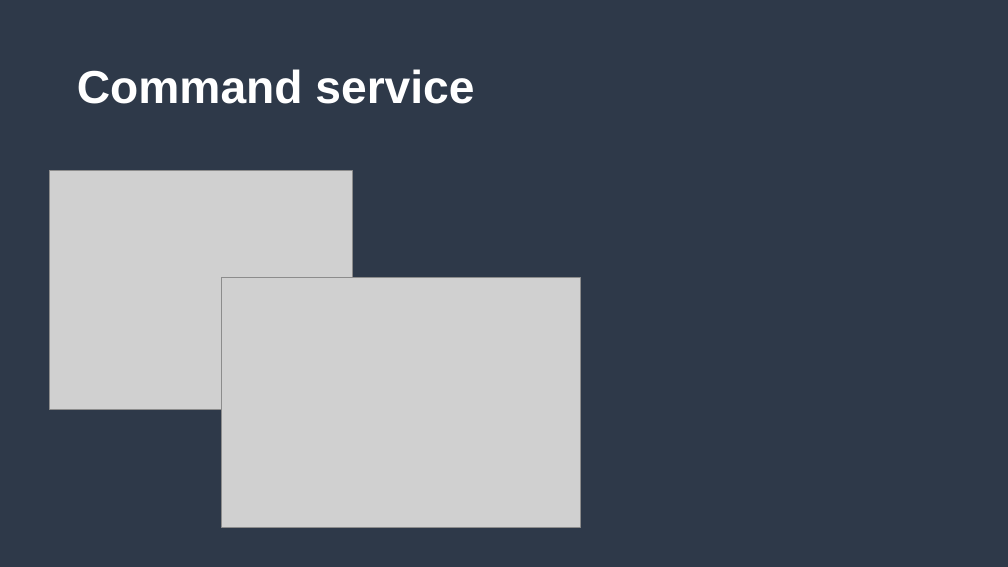
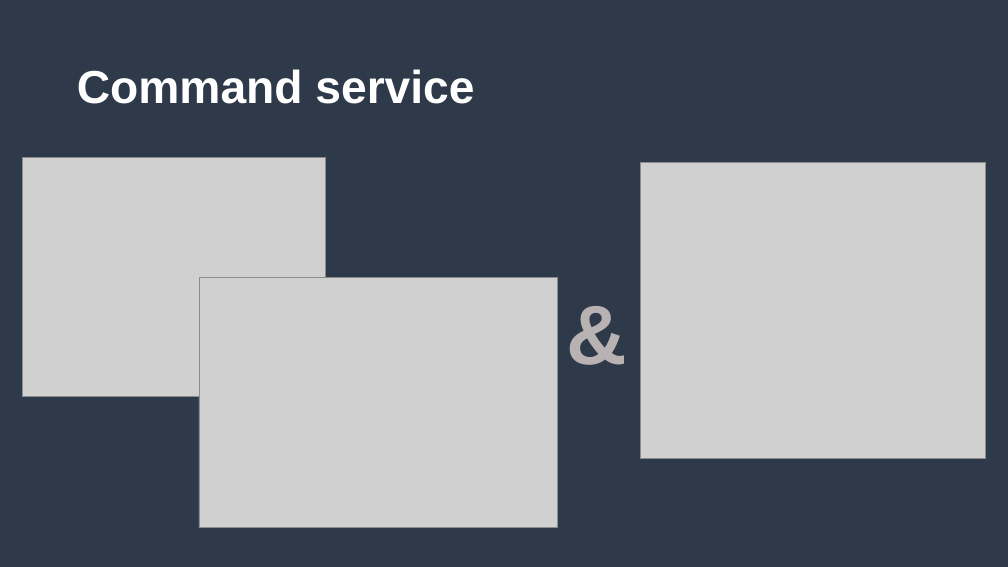
Before and after one commit to deutschah/IOT3, a slide deck: slide 8 of IOT3.pptx. Drawn at 1008x567 pixels with LibreOffice and Linux fonts; fonts in the diff are those of the drawing; grey boxes stand for pictures; background and template pictures are left out. Boxes give left, top, right and bottom in pixels: in the first picture for what was removed or moved away, otherwise in the second. Text is boxed around its words. In the diff, an @@ line names an element or a change of style, - is before the commit and + after.

Commit message:
Presentation added

```diff
--- a/IOT3.pptx
+++ b/IOT3.pptx
@@ picture: place and size @@
-picture at [49,171,352,409]
+picture at [22,158,325,396]
@@ picture added at [640,163,986,459] @@
@@ picture: place and size @@
-picture at [222,277,580,527]
+picture at [199,277,557,527]
@@ text added at [559,277,640,386], 80 pt, text #B8B2B2, bold @@
+&
```
Also in this commit, not shown: 5 other slides changed, 3 slides added, 2 slides removed.
